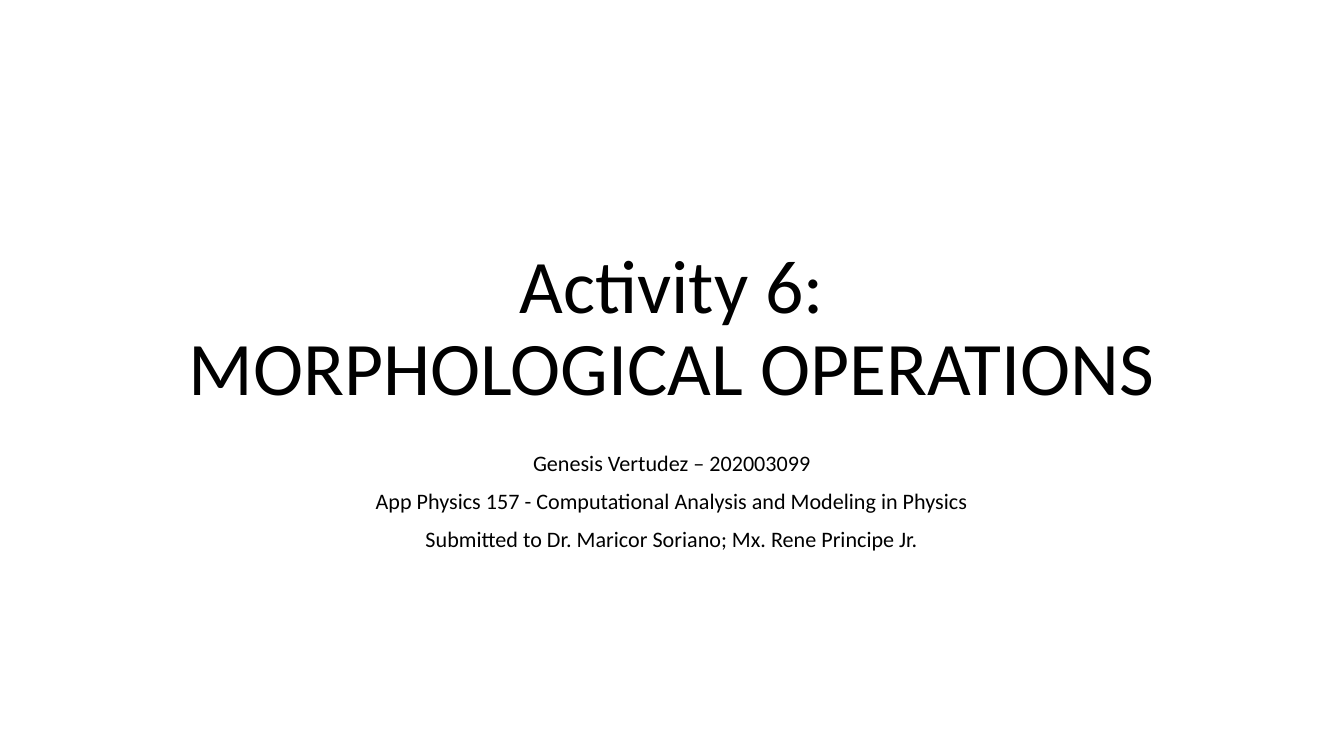
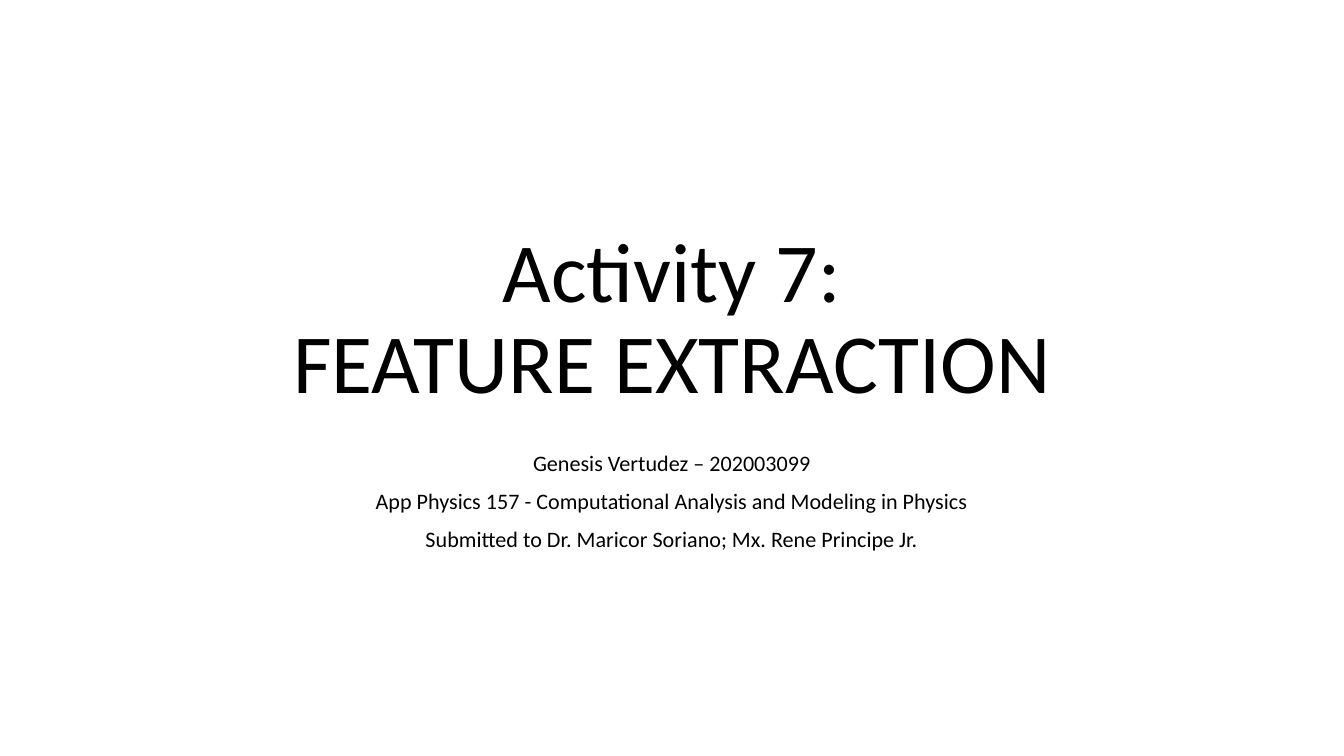
Before and after one commit to genvert/AP_157_FX-2_Vertudez, a slide deck: slide 1 of Activity 7/Vertudez_Activity_7_Report.pptx. Drawn at 1344x756 pixels with LibreOffice and Linux fonts; fonts in the diff are those of the drawing. Boxes give left, top, right and bottom in pixels: in the first picture for what was removed or moved away, otherwise in the second. Text is boxed around its words. In the diff, an @@ line names an element or a change of style, - is before the commit and + after.

```diff
--- a/Activity 7/Vertudez_Activity_7_Report.pptx
+++ b/Activity 7/Vertudez_Activity_7_Report.pptx
@@ title at [293,244,1050,394]: text changed; size 54 to 60 pt @@
-Activity 6:
-MORPHOLOGICAL OPERATIONS
+Activity 7:
+FEATURE EXTRACTION
```
Also in this commit, not shown: 4 other slides changed, 3 slides added, 1 slide removed, 7 other files.
